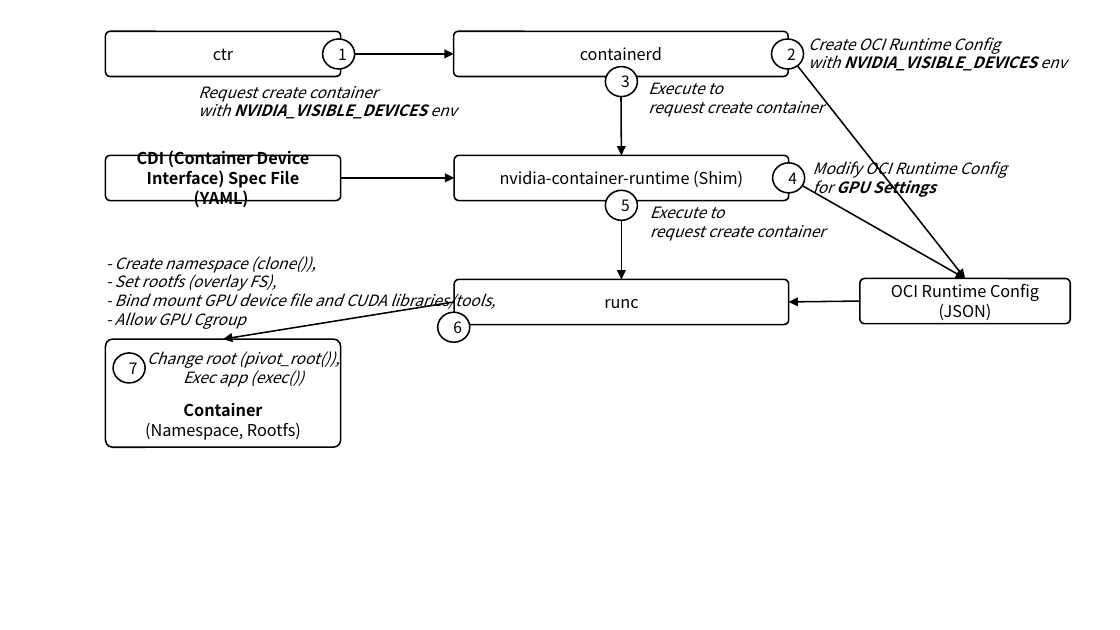
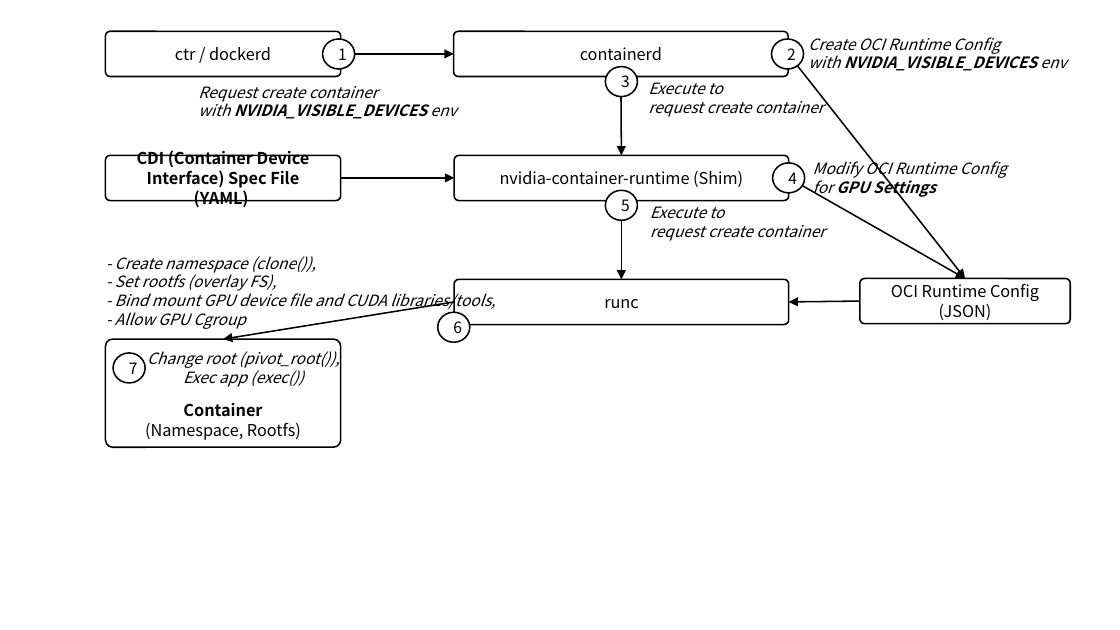
Before and after one commit to ssup2/blog-software, a slide deck: slide 3 of content/docs/theory-analysis/container-nvidia-gpu/images/images.pptx. Drawn at 1120x630 pixels with LibreOffice and Linux fonts; fonts in the diff are those of the drawing. Boxes give left, top, right and bottom in pixels: in the first picture for what was removed or moved away, otherwise in the second. Text is boxed around its words. In the diff, an @@ line names an element or a change of style, - is before the commit and + after.

```diff
--- a/content/docs/theory-analysis/container-nvidia-gpu/images/images.pptx
+++ b/content/docs/theory-analysis/container-nvidia-gpu/images/images.pptx
@@ text in rounded rectangle at [175,47,271,60]: text changed @@
-ctr
+ctr / dockerd
```
Also in this commit, not shown: 1 other slide changed, 2 other files.
